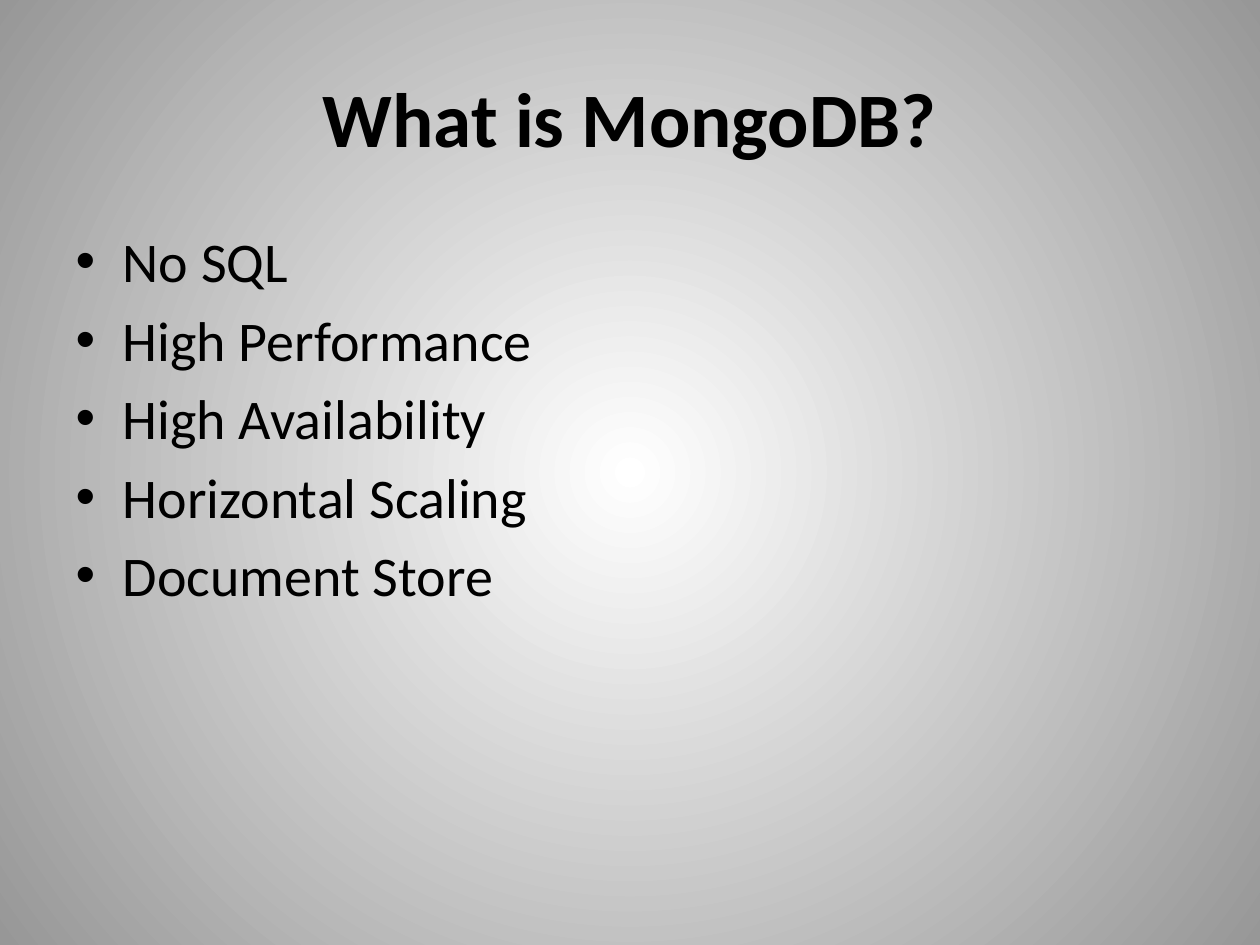
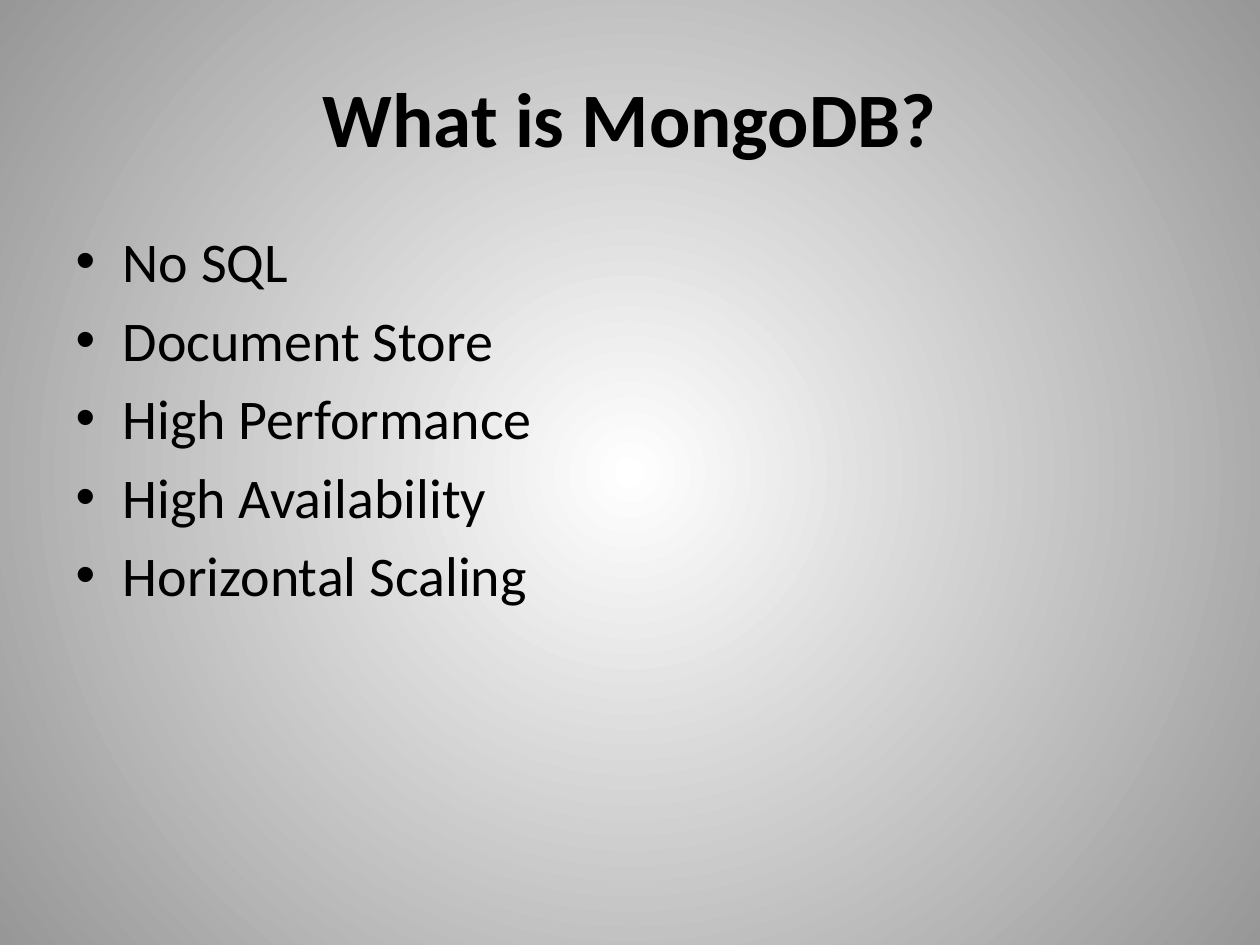
Before and after one commit to dvanvali/mongoDbPresentation, a slide deck: slide 2 of MongoDB.pptx. Drawn at 1260x945 pixels with LibreOffice and Linux fonts; fonts in the diff are those of the drawing. Boxes give left, top, right and bottom in pixels: in the first picture for what was removed or moved away, otherwise in the second. Text is boxed around its words. In the diff, an @@ line names an element or a change of style, - is before the commit and + after.

```diff
--- a/MongoDB.pptx
+++ b/MongoDB.pptx
@@ text at bbox=[123, 324, 493, 362]: paragraph added @@
+• Document Store
@@ text at bbox=[123, 559, 493, 597]: paragraph removed @@
-• Document Store
```
Also in this commit, not shown: 7 other slides changed, 1 other file.
